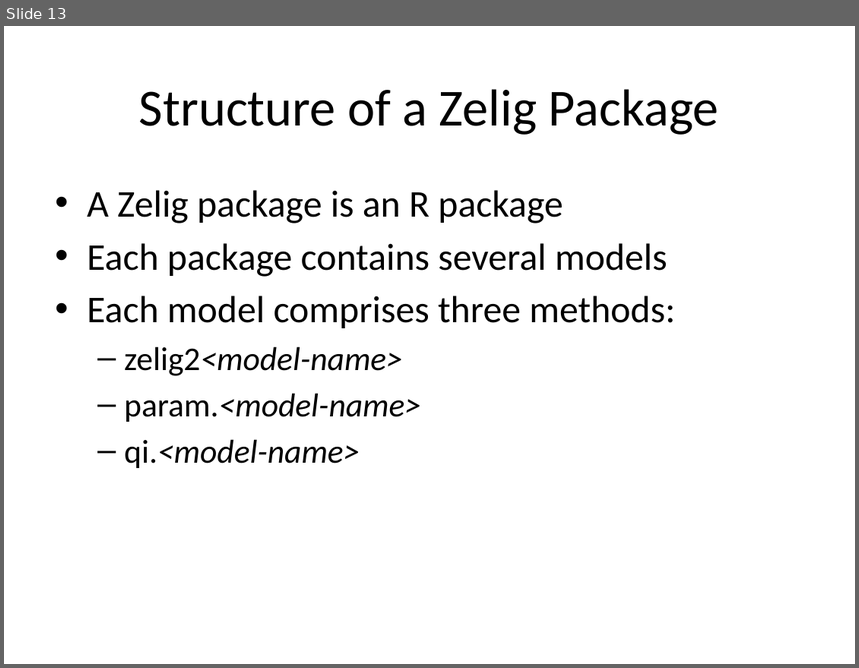
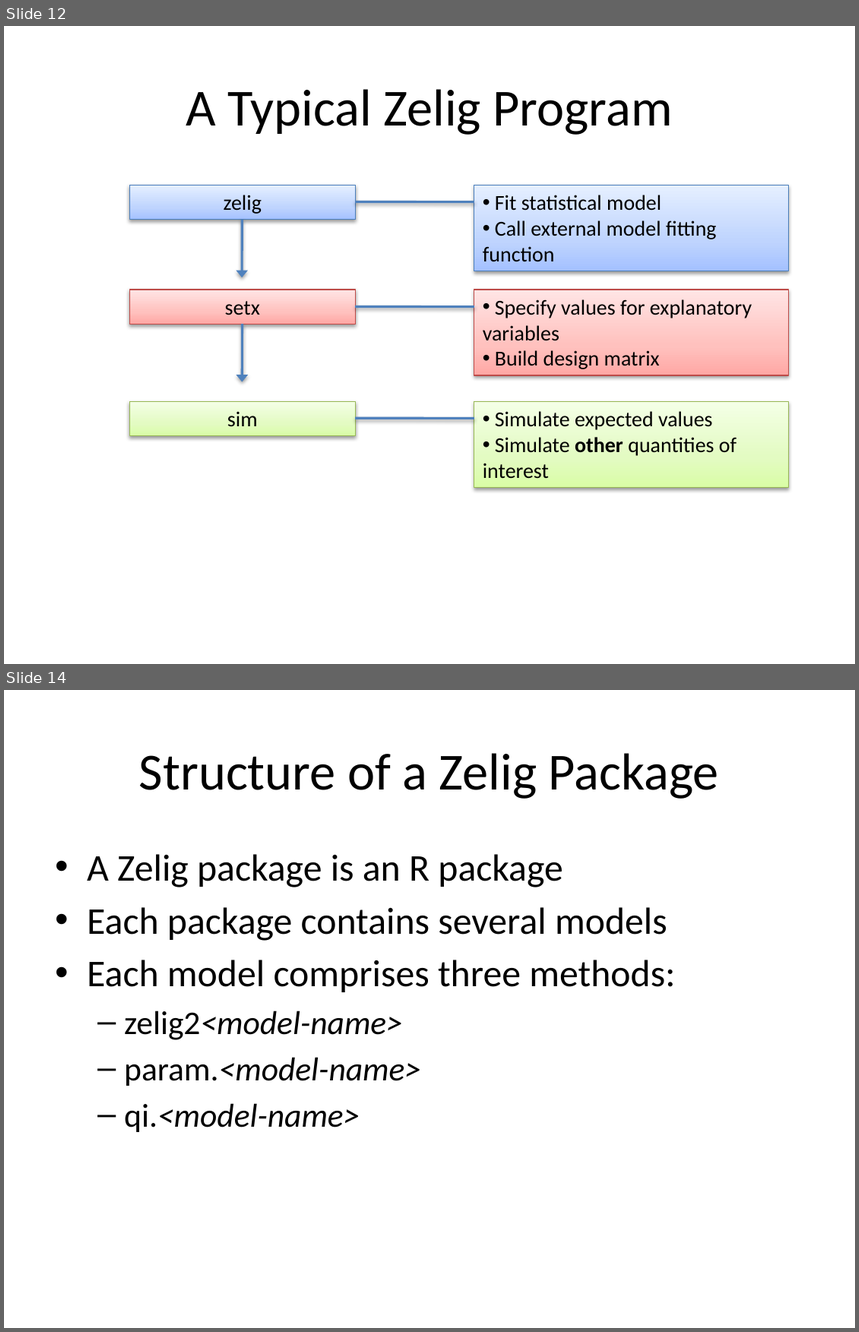
Before and after one commit to IQSS/Zelig4-Documentation, a slide deck: January-Class/Zelig_1_regressions.pptx. Shown one above the other, each under a label of ours: slide 13 before the commit, slides 12 and 14 after it; the slides between them are not shown. The pictures are 859x668 and 859x1332 pixels, drawn with LibreOffice and Linux fonts; fonts in the diff are those of the drawing. Boxes give left, top, right and bottom in pixels: in the first picture for what was removed or moved away, otherwise in the second. Text is boxed around its words. In the diff, an @@ line names an element or a change of style, - is before the commit and + after.

```diff
--- a/January-Class/Zelig_1_regressions.pptx
+++ b/January-Class/Zelig_1_regressions.pptx
@@ slide 12 added at (4,26,855,664), background #FFFFFF @@
@@ title added at (186,89,673,135), 44 pt, text #000000 @@
+A Typical Zelig Program
@@ rectangle added at (130,185,356,219), fill gradient #A4C4FF to #BFD4FF to #E6EEFF, outline #4B7EBC 0.75 pt, 18 pt, text #000000 @@
+zelig
@@ rectangle added at (474,185,789,271), fill gradient #A4C4FF to #BFD4FF to #E6EEFF, outline #4B7EBC 0.75 pt, 18 pt, text #000000 @@
+• Fit statistical model
+• Call external model fitting function
@@ line added from (356, 202) to (474, 202), #4F81BD 2 pt @@
@@ arrow added from (243, 219) to (243, 278), #4F81BD 2 pt @@
@@ rectangle added at (130,290,356,324), fill gradient #FFA6A5 to #FFC0BF to #FFE7E7, outline #BF4C48 0.75 pt, 18 pt, text #000000 @@
+setx
@@ rectangle added at (474,290,789,376), fill gradient #FFA6A5 to #FFC0BF to #FFE7E7, outline #BF4C48 0.75 pt, 18 pt, text #000000 @@
+• Specify values for explanatory variables
+• Build design matrix
@@ line added from (356, 307) to (474, 307), #4F81BD 2 pt @@
@@ arrow added from (243, 324) to (243, 382), #4F81BD 2 pt @@
@@ rectangle added at (130,401,356,436), fill gradient #DAFDA7 to #E4FCC2 to #F5FFE7, outline #98B955 0.75 pt, 18 pt, text #000000 @@
+sim
@@ rectangle added at (474,401,789,487), fill gradient #DAFDA7 to #E4FCC2 to #F5FFE7, outline #98B955 0.75 pt, 18 pt, text #000000 @@
+• Simulate expected values
+• Simulate other quantities of interest
@@ line added from (356, 418) to (474, 418), #4F81BD 2 pt @@
@@ what was slide 13 is now slide 14 @@
```
Also in this commit, not shown: 2 slides changed, 6 other slides added.
